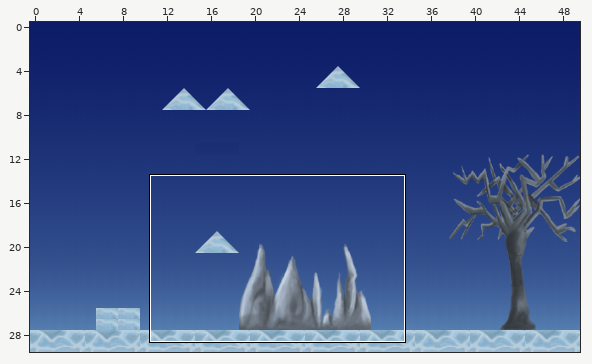
A Tiled map gets an edit: android/assets/data/maps/level20/map.tmx. The picture above shows the old version from afar; the outline marks the close-up.
Close-up. Before the commit:
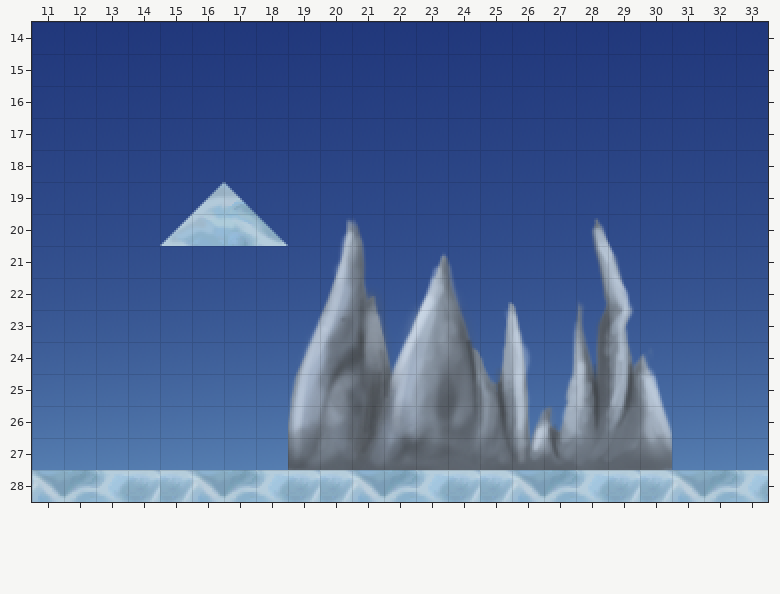
Cells are 16x16 px. Shown: x 11..33, y 14..28.
Now the later version:
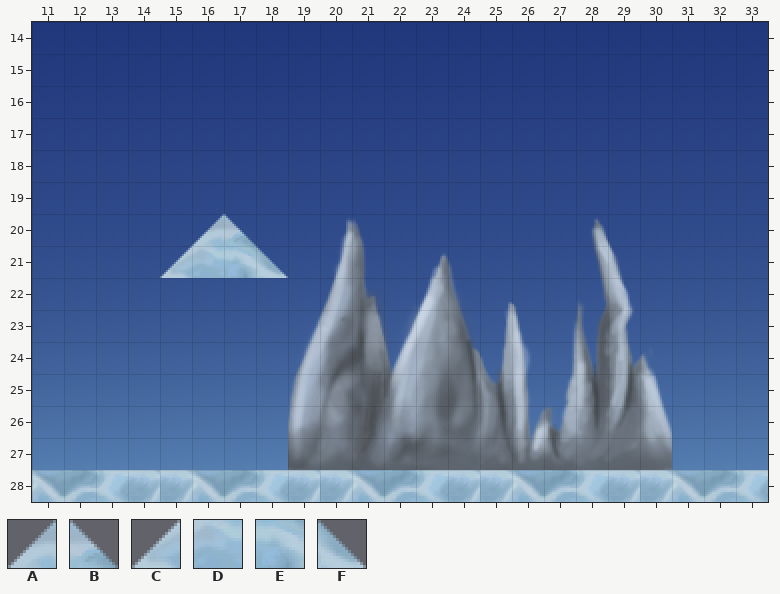
Key: from "snow_3": A 795, B 796, C 826, D 827, E 828, F 829.
_ is an empty cell.
Diff:
Layer "Tile Layer 3":
y 19: x 16..17 AB -> __
y 20: x 15..18 CDEF -> _AB_
y 21: x 15..18 ____ -> CDEF
